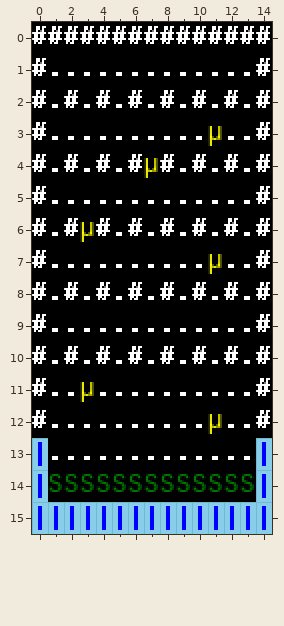
Two states of a Tiled map, maps/lvl1.tmx. Above is the file before it was changed.
Cells are 8x16 px. Shown: x 0..14, y 0..15.
Once edited:
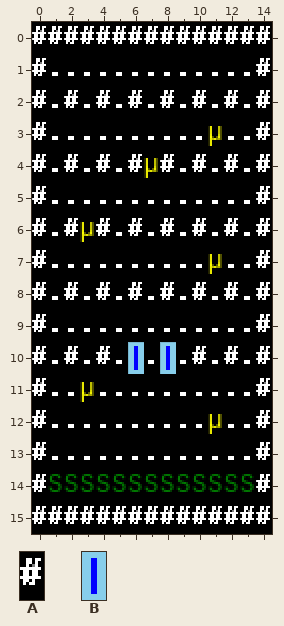
Key: from "editor": A 4 "wall", B 5 "pylon".
_ is an empty cell, . an unchanged one.
Commit message: feat(lvls): better pylon placement
Edits made:
--- layer "Terrain"
@@ x 6..8 @@
-10 A.A
+10 B.B
@@ x 0..14 @@
-13 B.............B
-14 B.............B
-15 BBBBBBBBBBBBBBB
+13 A.............A
+14 A.............A
+15 AAAAAAAAAAAAAAA
Changed places in both pictures, as pixel boxes (x1, y1, x2, y2):
changed: (128, 342, 144, 374)
changed: (160, 342, 176, 374)
changed: (32, 438, 272, 534)
